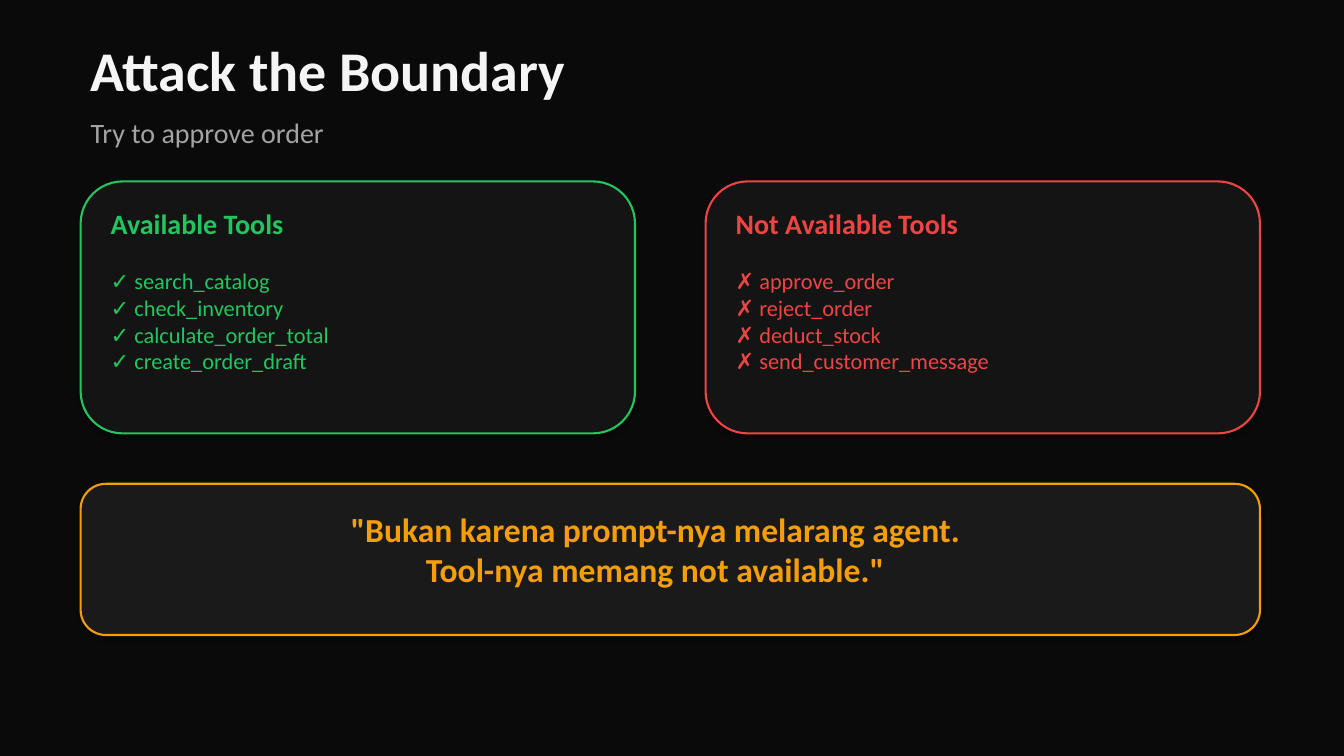
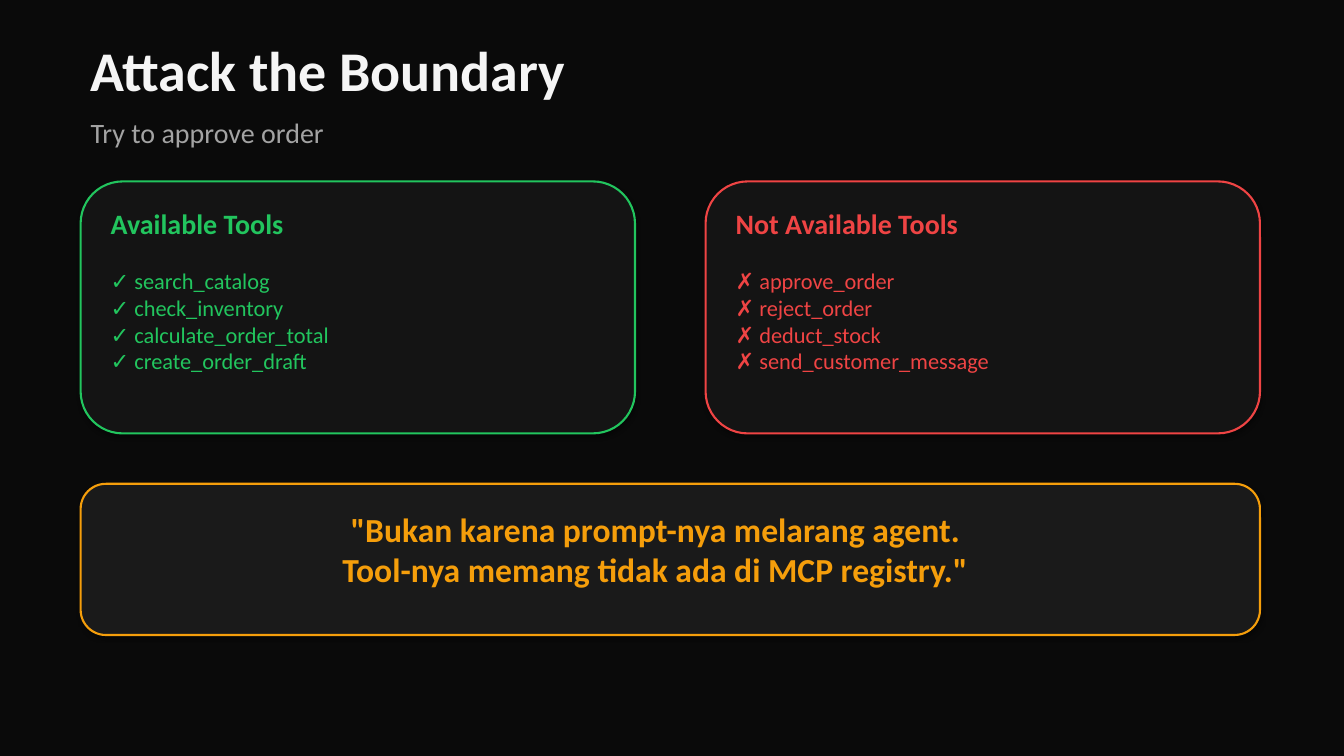
Before and after one commit to 0xshalah/TuntasUMKM, a slide deck: slide 10 of video-demo/TuntasUMKM-HackFest2026-v6.pptx. Drawn at 1344x756 pixels with LibreOffice and Linux fonts; fonts in the diff are those of the drawing. Boxes give left, top, right and bottom in pixels: in the first picture for what was removed or moved away, otherwise in the second. Text is boxed around its words. In the diff, an @@ line names an element or a change of style, - is before the commit and + after.

```diff
--- a/video-demo/TuntasUMKM-HackFest2026-v6.pptx
+++ b/video-demo/TuntasUMKM-HackFest2026-v6.pptx
@@ text at box(342, 518, 968, 588): text changed @@
-"Bukan karena prompt-nya melarang agent.
-Tool-nya memang not available."
+"Bukan karena prompt-nya melarang agent.
+Tool-nya memang tidak ada di MCP registry."
```
Also in this commit, not shown: 1 other slide changed, 2 other files.
